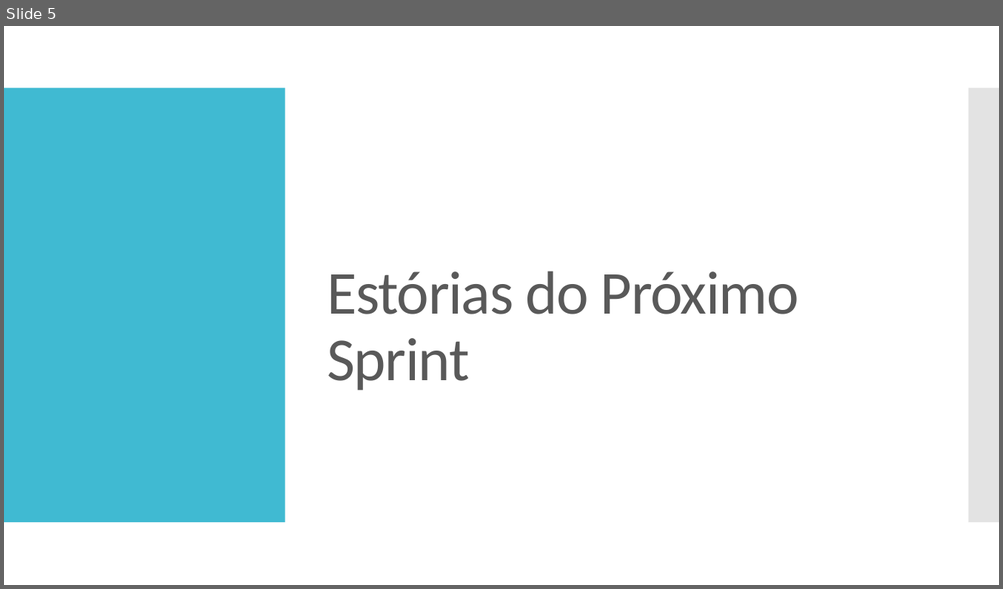
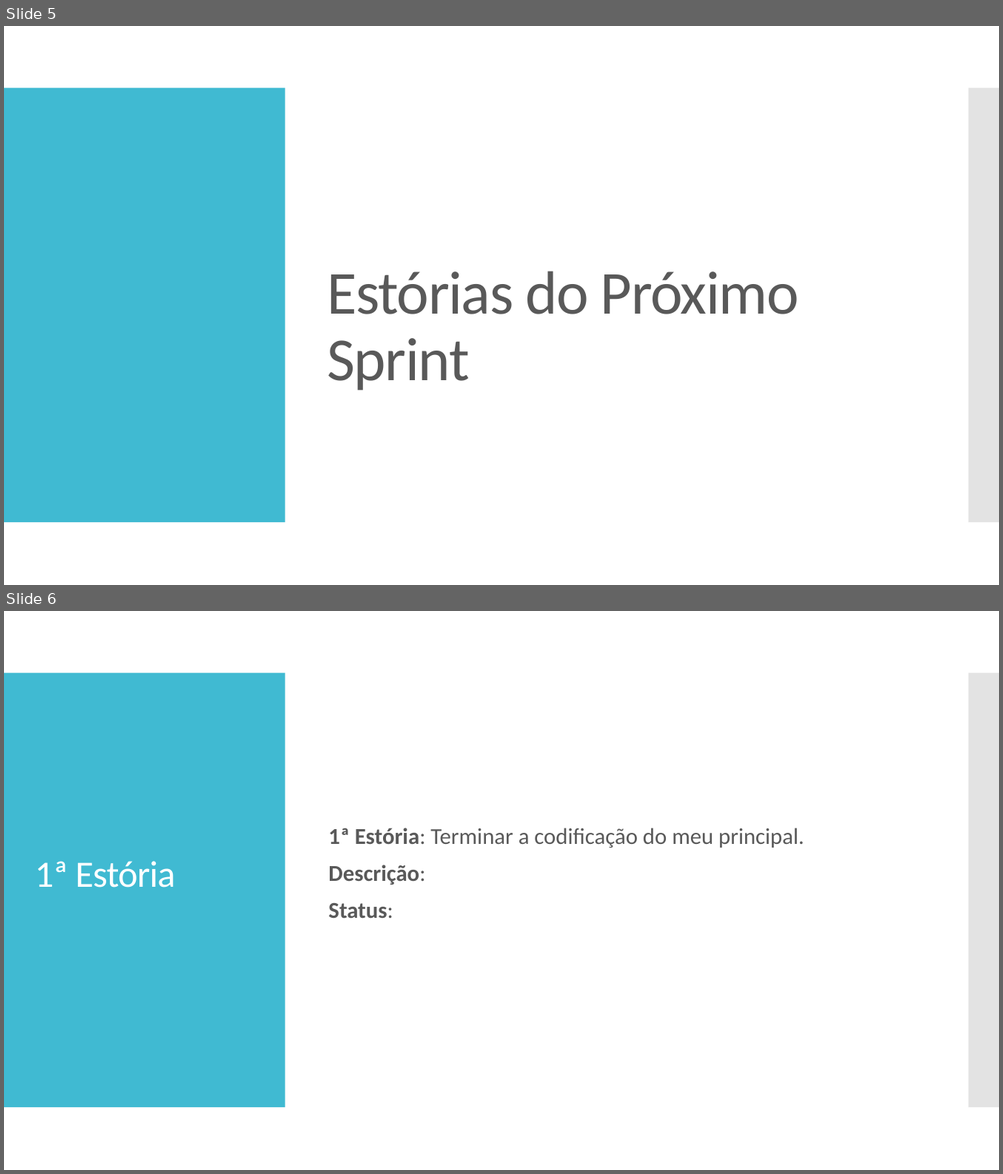
Before and after one commit to AlexandroGonSan/Projeto_final_POO_2018.2, a slide deck: Sprints/Sprint_005 da equipe.pptx. Shown one above the other, each under a label of ours: slide 5 before the commit, slides 5 and 6 after it. The pictures are 1003x589 and 1003x1174 pixels, drawn with LibreOffice and Linux fonts; fonts in the diff are those of the drawing. Boxes give left, top, right and bottom in pixels: in the first picture for what was removed or moved away, otherwise in the second. Text is boxed around its words. In the diff, an @@ line names an element or a change of style, - is before the commit and + after.

```diff
--- a/Sprints/Sprint_005 da equipe.pptx
+++ b/Sprints/Sprint_005 da equipe.pptx
@@ slide 6 added at (x1=4, y1=611, x2=999, y2=1170), background #FFFFFF; not listed: 2 template elements that a slide beside it also shows @@
@@ text added at (x1=328, y1=828, x2=804, y2=918), 22 pt, text #595959 @@
+1ª Estória: Terminar a codificação do meu principal.
+Descrição:
+Status:
@@ text added at (x1=35, y1=861, x2=175, y2=888), 36 pt, text #FFFFFF @@
+1ª Estória
```
